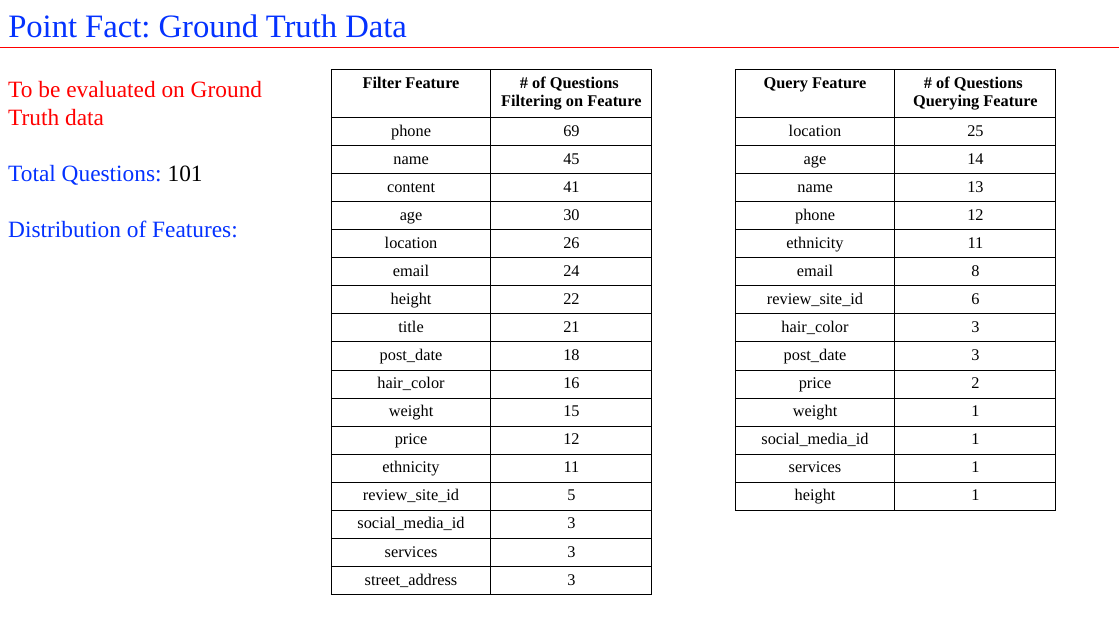
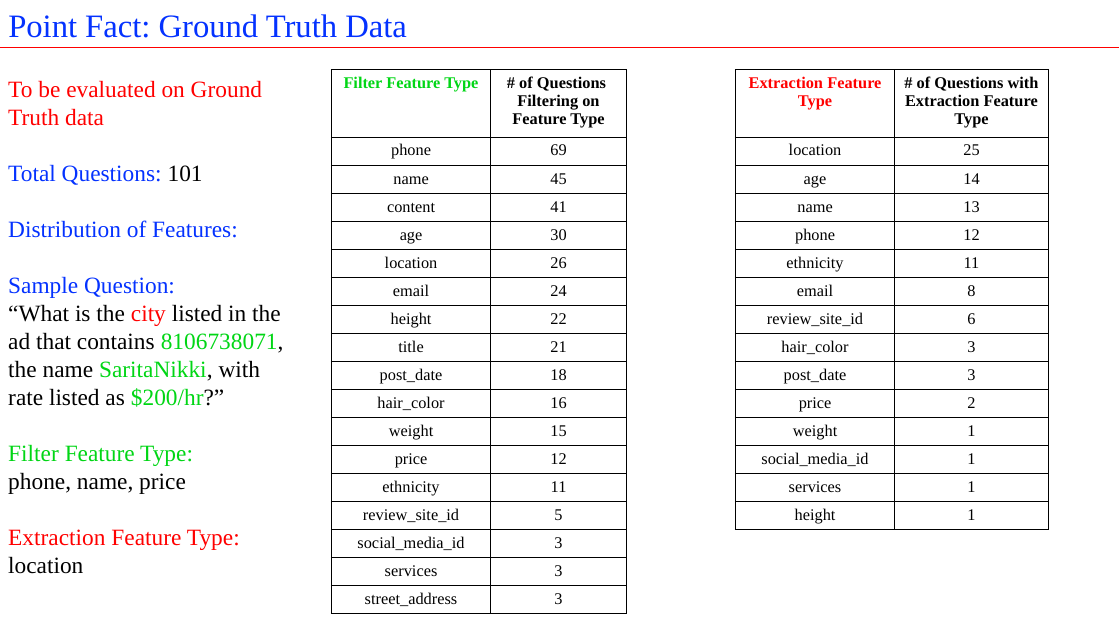
Before and after one commit to istresearch/qpr-fall-2016-eval, a slide deck: slide 3 of evaluation/Fall_2016_QPR_Post_Hoc.pptx (slide 1 before the commit). Drawn at 1120x630 pixels with LibreOffice and Linux fonts; fonts in the diff are those of the drawing. Boxes give left, top, right and bottom in pixels: in the first picture for what was removed or moved away, otherwise in the second. Text is boxed around its words. In the diff, an @@ line names an element or a change of style, - is before the commit and + after.

```diff
--- a/evaluation/Fall_2016_QPR_Post_Hoc.pptx
+++ b/evaluation/Fall_2016_QPR_Post_Hoc.pptx
@@ table at (331,70,626,613) @@
-row 1, column 1: Filter Feature
+row 1, column 1: Filter Feature Type
-row 1, column 2: # of Questions / Filtering on Feature
+row 1, column 2: # of Questions / Filtering on Feature Type
@@ table: place and size @@
-table at (331,70,652,593)
+table at (331,70,626,613)
@@ table at (735,70,1048,529) @@
-row 1, column 1: Query Feature
+row 1, column 1: Extraction Feature Type
-row 1, column 2: # of Questions / Querying Feature
+row 1, column 2: # of Questions with / Extraction Feature Type
@@ table: place and size @@
-table at (735,70,1056,509)
+table at (735,70,1048,529)
@@ text at (8,276,284,574): paragraphs added @@
+Sample Question:
+“What is the city listed in the ad that contains 8106738071, the name SaritaNikki, with rate listed as $200/hr?”
+Filter Feature Type:
+phone, name, price
+Extraction Feature Type: location
```
Also in this commit, not shown: 29 other slides changed, 9 slides added, 2 other files.
